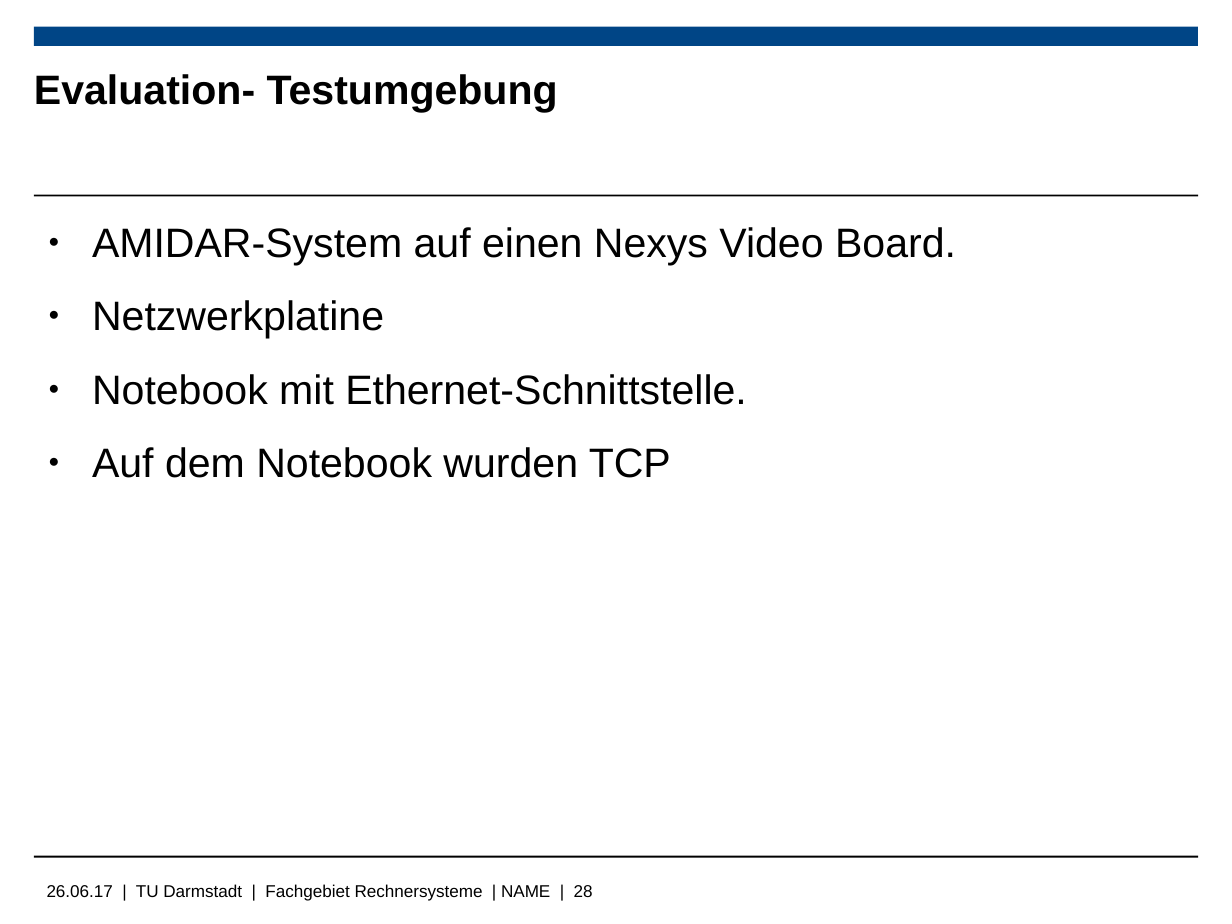
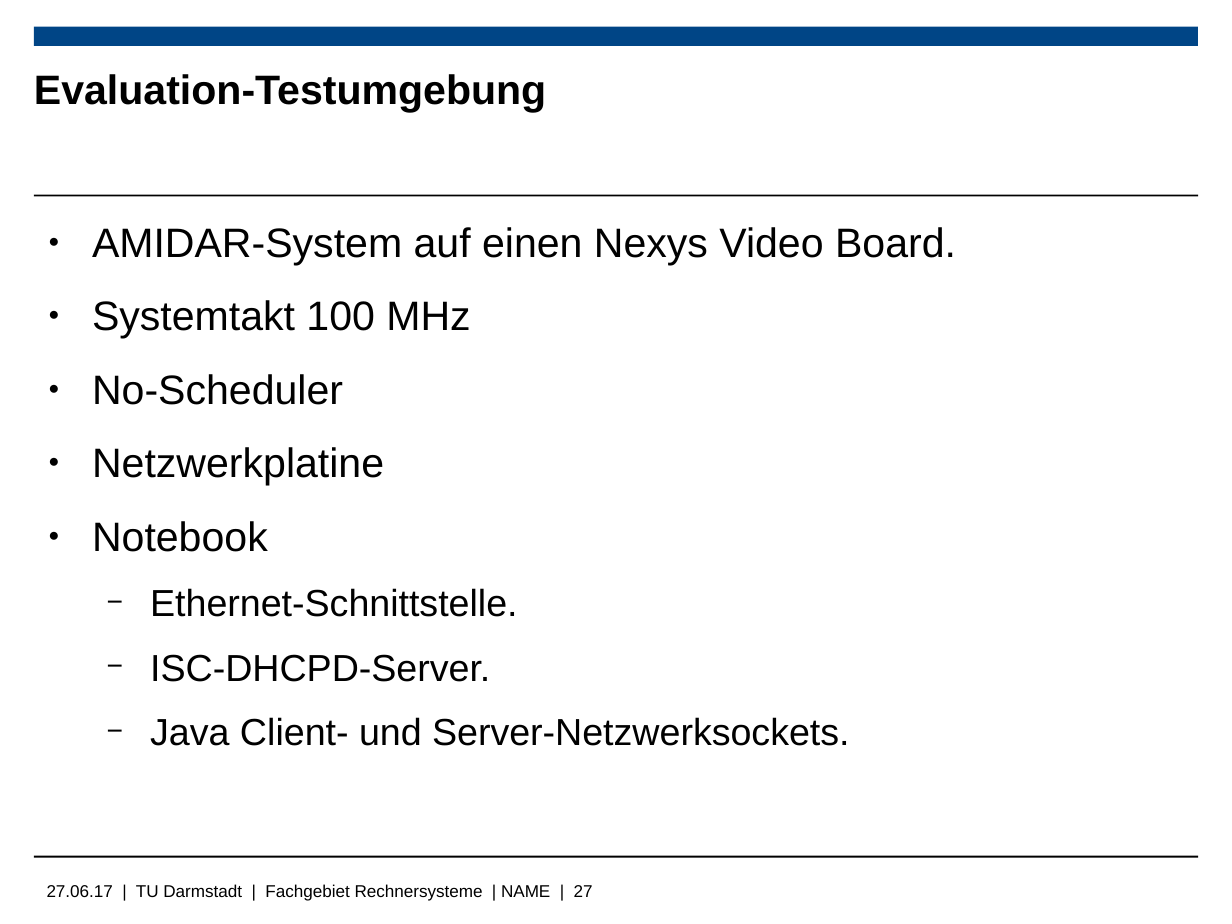
Before and after one commit to Wiero/Bachelorarbeit, a slide deck: slide 27 of Bachelorpräsenation.odp (slide 28 before the commit). Drawn at 1232x924 pixels with LibreOffice and Linux fonts; fonts in the diff are those of the drawing; background and template pictures are left out. Boxes give left, top, right and bottom in pixels: in the first picture for what was removed or moved away, otherwise in the second. Text is boxed around its words. In the diff, an @@ line names an element or a change of style, - is before the commit and + after.

```diff
--- a/Bachelorpräsenation.odp
+++ b/Bachelorpräsenation.odp
@@ title at (x1=34, y1=74, x2=546, y2=113): spaces changed @@
-Evaluation- Testumgebung
+Evaluation-Testumgebung
@@ text at (x1=92, y1=300, x2=470, y2=405): paragraphs added @@
+● Systemtakt 100 MHz
+● No-Scheduler
@@ text at (x1=92, y1=521, x2=849, y2=746): text changed; size 24 to 22 pt @@
-● Notebook mit Ethernet-Schnittstelle.
-● Auf dem Notebook wurden TCP
+● Notebook
+  − Ethernet-Schnittstelle.
+  − ISC-DHCPD-Server.
+  − Java Client- und Server-Netzwerksockets.
@@ text at (x1=47, y1=884, x2=593, y2=901): text changed @@
-26.06.17 | TU Darmstadt | Fachgebiet Rechnersysteme | NAME | 28
+27.06.17 | TU Darmstadt | Fachgebiet Rechnersysteme | NAME | 27
```
Also in this commit, not shown: 7 other slides changed, 8 slides added, 3 slides removed, 6 other files.
